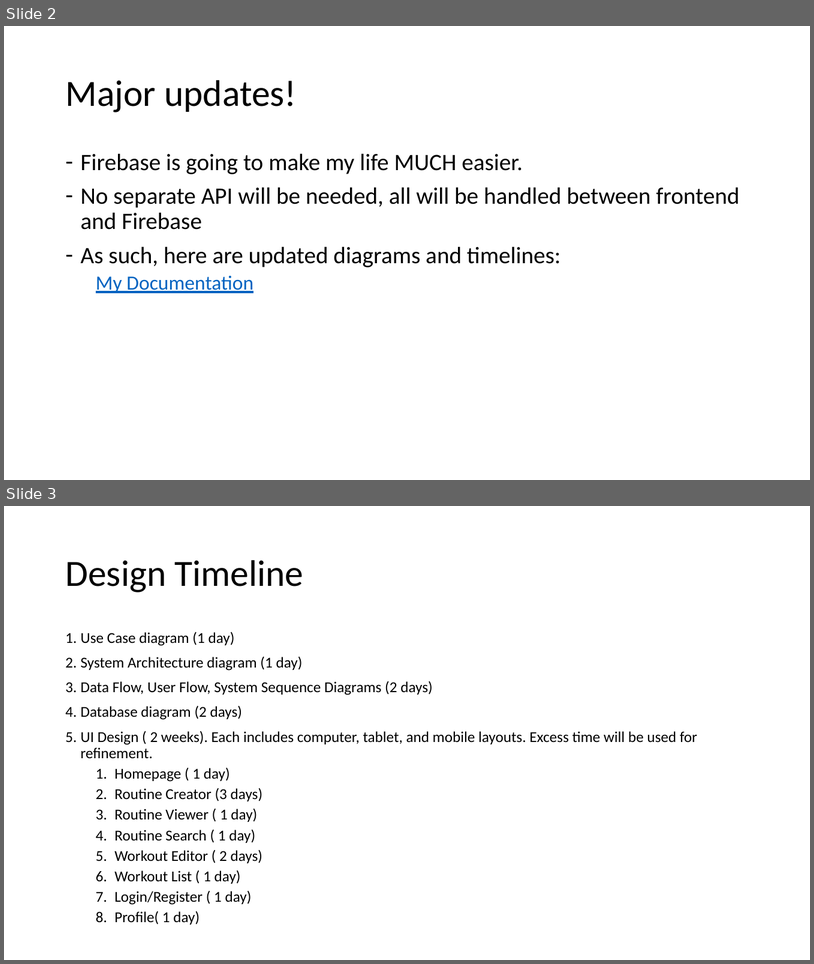
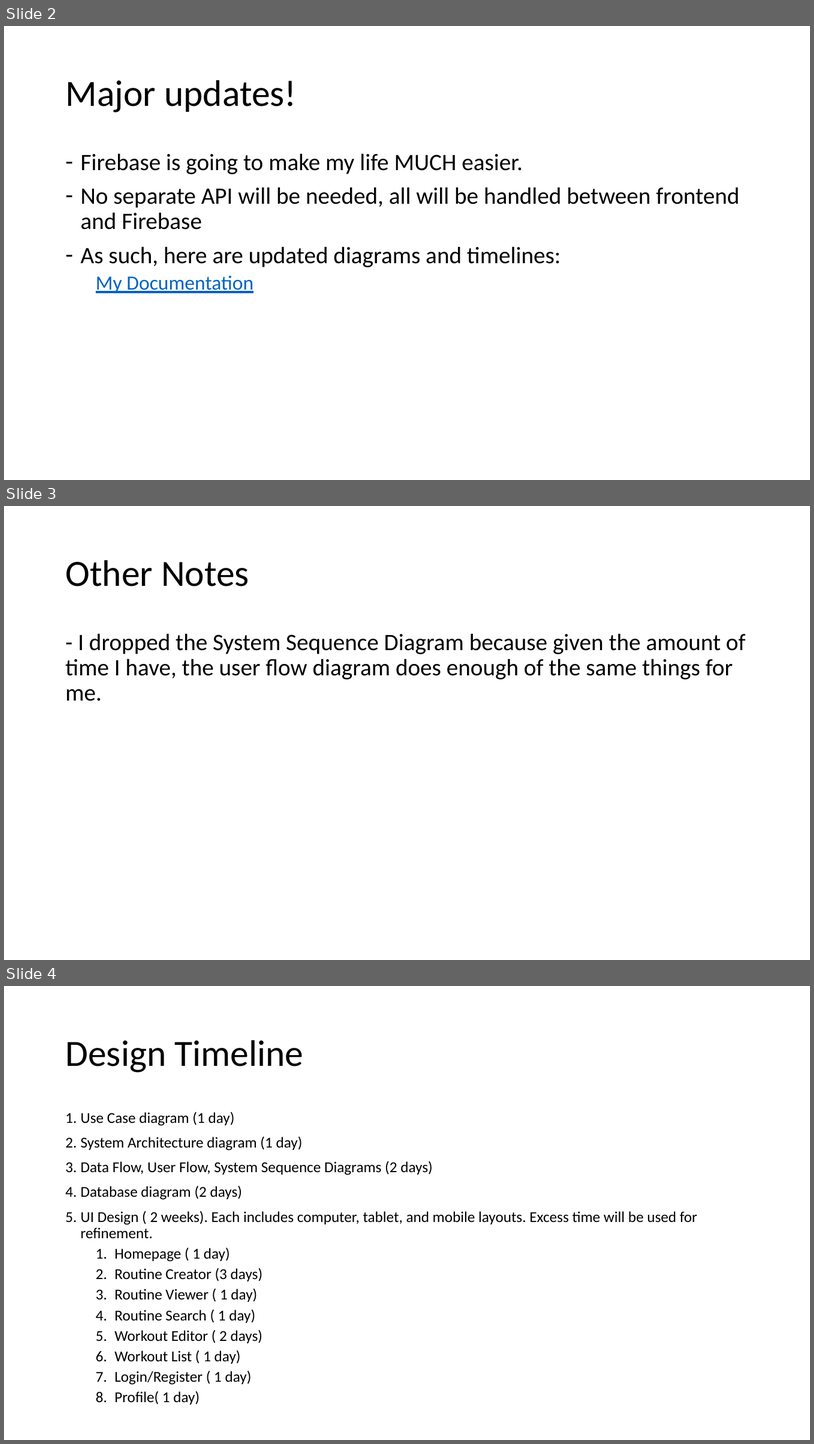
Before and after one commit to Skyward176/UnnamedFitnessApp, a slide deck: Documentation/Presentations/Presentation3.pptx. Shown one above the other, each under a label of ours: slides 2 and 3 before the commit, slides 2, 3 and 4 after it. The pictures are 814x964 and 814x1444 pixels, drawn with LibreOffice and Linux fonts; fonts in the diff are those of the drawing. Boxes give left, top, right and bottom in pixels: in the first picture for what was removed or moved away, otherwise in the second. Text is boxed around its words. In the diff, an @@ line names an element or a change of style, - is before the commit and + after.

```diff
--- a/Documentation/Presentations/Presentation3.pptx
+++ b/Documentation/Presentations/Presentation3.pptx
@@ slide 3 added at (x1=4, y1=506, x2=810, y2=960), background #FFFFFF @@
@@ title added at (x1=65, y1=560, x2=249, y2=586), 44 pt, text #000000 @@
+Other Notes
@@ text added at (x1=65, y1=633, x2=746, y2=701), 28 pt, text #000000 @@
+- I dropped the System Sequence Diagram because given the amount of time I have, the user flow diagram does enough of the same things for me.
@@ what was slide 3 is now slide 4 @@
```
Also in this commit, not shown: 1 other slide added, 1 other file.
